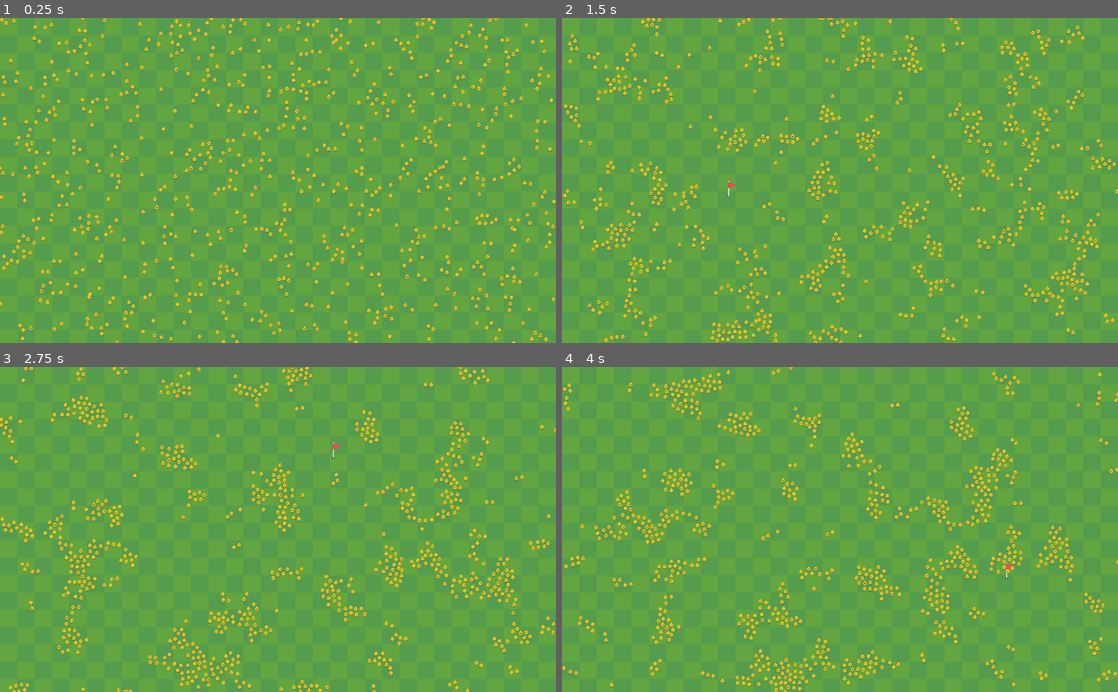
Above: before the commit, frames 1-4 (two rows, left to right).
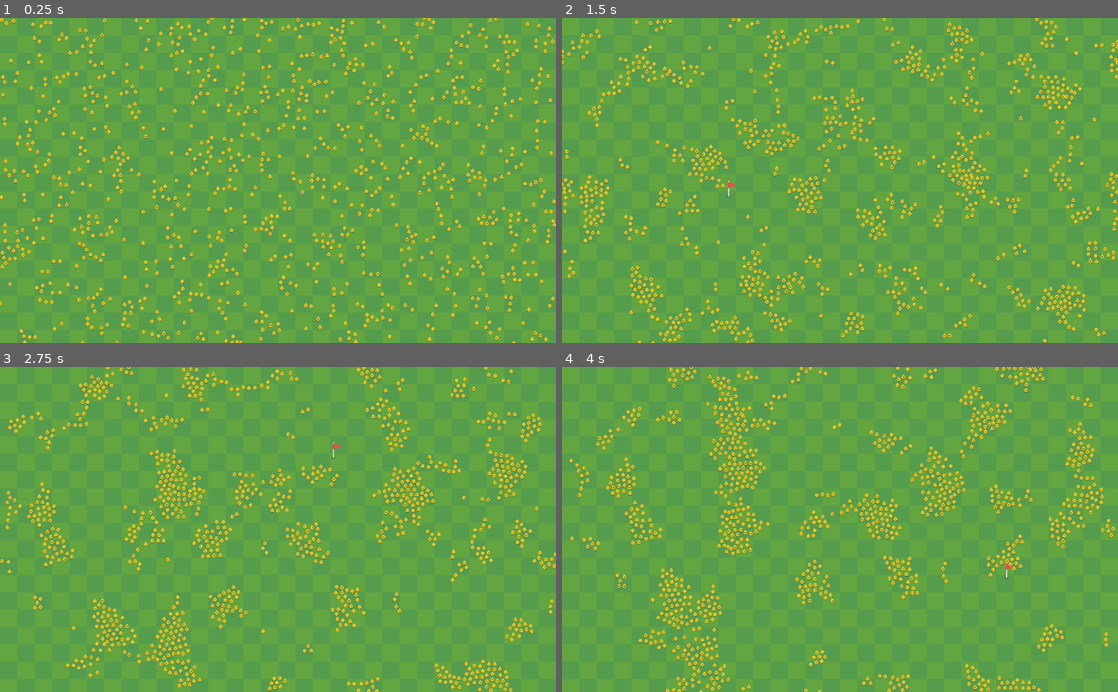
Above: after the commit, the same moments.

Repository: kyrick/godot-boids-acceleration-structure
Game: Godot game, scene res://Levels/RandomSpawn/RandomSpawn.tscn
The game is run twice, just before and just after one commit, with the same random seed, the same clock (stepped at 60 frames per second) and the same inputs. The project has no main scene, so this scene is started directly.
Inputs (mouse positions are in pixels of both pictures, inside the frame that each line leads up to):
- Up to frame 1 (0.25 s): no input
- Up to frame 2 (1.5 s): move the mouse to (962, 164) at 0.52 s; click (962, 164) at 0.67 s; move the mouse to (728, 196) at 1.27 s; click (728, 196) at 1.42 s
- Up to frame 3 (2.75 s): move the mouse to (333, 458) at 2.02 s; click (333, 458) at 2.17 s
- Up to frame 4 (4 s): move the mouse to (812, 594) at 2.77 s; click (812, 594) at 2.92 s; move the mouse to (1006, 578) at 3.52 s; click (1006, 578) at 3.67 s

The runs differ from the first frame. In frame 1, 7.4% of the frame differs, in the area x 0-100%, y 0-100%; in frame 2, 13%; in frame 3, 13%; in frame 4, 13%.

Commit message:
further optimizations?

Diff:
--- a/Actors/Boid/Boid.gd
+++ b/Actors/Boid/Boid.gd
@@ -68,23 +68,23 @@
 
 	for f in flock:
 		if f != self:
-			var neighbor_pos: Vector2 = f.global_position
+			var neighbor_pos: Vector2 = f.position
 
-			if global_position.distance_to(neighbor_pos) < view_distance:
+			if position.distance_to(neighbor_pos) < view_distance:
 				flock_size += 1
 				align_vector += f._velocity
 				flock_center += neighbor_pos
 
-				var d = global_position.distance_to(neighbor_pos)
+				var d = position.distance_to(neighbor_pos)
 				if d != 0 and d < avoid_distance:
-					avoid_vector -= (neighbor_pos - global_position).normalized() * (avoid_distance / d * max_speed)
+					avoid_vector -= (neighbor_pos - position).normalized() * (avoid_distance / d * max_speed)
 
 	if flock_size:
 		align_vector /= flock_size
 		flock_center /= flock_size
 
-		var center_dir = global_position.direction_to(flock_center)
-		var center_speed = max_speed * (global_position.distance_to(flock_center) / view_distance)
+		var center_dir = position.direction_to(flock_center)
+		var center_speed = max_speed * (position.distance_to(flock_center) / view_distance)
 		center_vector = center_dir * center_speed
 
 	return [center_vector, align_vector, avoid_vector]
--- a/Actors/Boid/Boid.tscn
+++ b/Actors/Boid/Boid.tscn
@@ -12,7 +12,7 @@
 cohesion_force = 0.5
 algin_force = 0.5
 separation_force = 0.5
-view_distance = 60.0
+view_distance = 50.0
 avoid_distance = 10.0
 
 [node name="Chicken" type="Sprite" parent="."]
--- a/Levels/RandomSpawn/RandomSpawn.tscn
+++ b/Levels/RandomSpawn/RandomSpawn.tscn
@@ -7,7 +7,7 @@
 
 [node name="RandomChickens" type="Node2D"]
 script = ExtResource( 4 )
-boids = 800
+boids = 1000
 Boid = ExtResource( 2 )
 struct_scale = 15
 
--- a/Nodes/AccelStruct/AccelStructure.gd
+++ b/Nodes/AccelStruct/AccelStructure.gd
@@ -33,29 +33,12 @@
 	return(vector / _scale).floor()
 
 
-func _get_body_position(body: Node2D) -> Vector2:
-	return body.position
-
-
 func add_body(body: Node2D, scaled_point: Vector2) -> void:
-
-	if scaled_point.x < x_min:
-		scaled_point.x = x_min
-	elif scaled_point.x > x_max:
-		scaled_point.x = x_max
-
-	if scaled_point.y < y_min:
-		scaled_point.y = y_min
-	elif scaled_point.y > y_max:
-		scaled_point.y = y_max
-
 	_cells[scaled_point.x][scaled_point.y].append(body)
 
 
 func remove_body(body: Node2D, scaled_point: Vector2) -> void:
 	var loc: int = _cells[scaled_point.x][scaled_point.y].find(body)
-	if loc == -1:
-		print("shit")
 	_cells[scaled_point.x][scaled_point.y].remove(loc)
 
 
@@ -70,20 +53,8 @@
 
 
 func get_bodies(body: Node2D, scaled_point: Vector2):
-	var center: = _get_body_position(body)
-
 	var x = scaled_point.x
 	var y = scaled_point.y
-
-	if x < x_min:
-		x = x_min
-	elif x > x_max:
-		x = x_max
-
-	if y < y_min:
-		y = y_min
-	elif y > y_max:
-		y = y_max
 
 	var bodies = _cells[x][y]
 	if x - 1 >= x_min:
